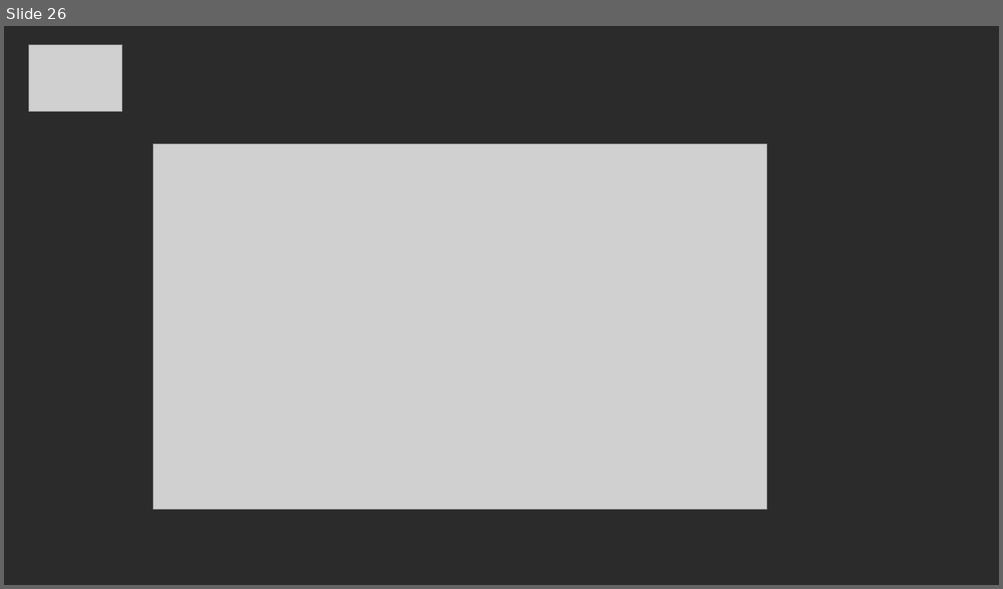
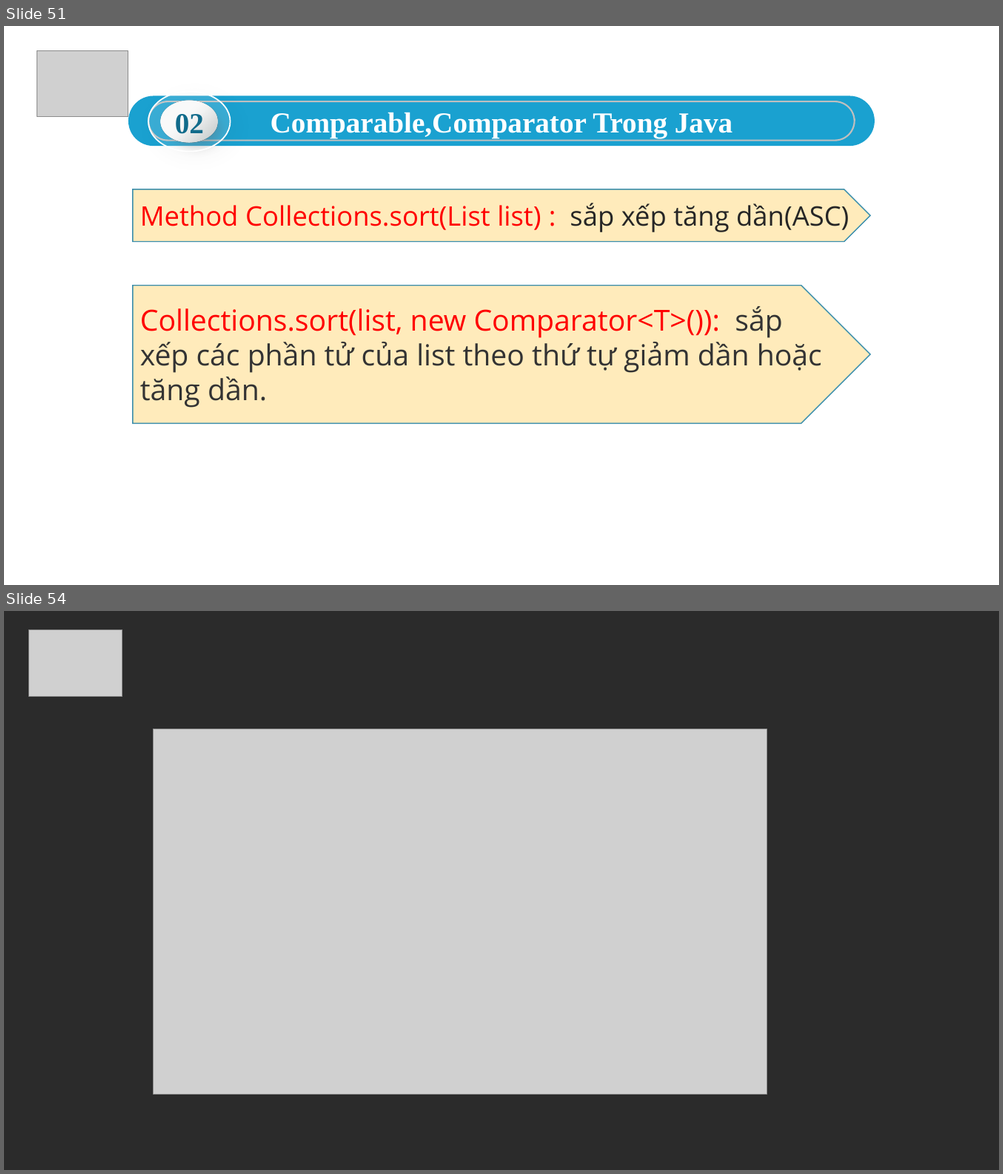
Before and after one commit to sonnguyen17099/t3h_slide, a slide deck: Bài 5.pptx. Shown one above the other, each under a label of ours: slide 26 before the commit, slides 51 and 54 after it; the slides between them are not shown. The pictures are 1003x589 and 1003x1174 pixels, drawn with LibreOffice and Linux fonts; fonts in the diff are those of the drawing; grey boxes stand for pictures; background and template pictures are left out; a plain dark background stands for a picture behind light text. Boxes give left, top, right and bottom in pixels: in the first picture for what was removed or moved away, otherwise in the second. Text is boxed around its words. In the diff, an @@ line names an element or a change of style, - is before the commit and + after.

```diff
--- a/Bài 5.pptx
+++ b/Bài 5.pptx
@@ slide 51 added at (4,26,999,585), background #FFFFFF @@
@@ picture added at (37,50,128,116) @@
@@ rounded rectangle added at (128,96,875,146), fill #1AA1D0 @@
@@ rounded rectangle added at (149,101,854,140), fill #1AA1D0, outline #FFFFFF 1.5 pt, 28 pt, text #FFFFFF, bold @@
+Comparable,Comparator Trong Java
@@ group added at (137,79,245,187): 3 ellipses, 1 freeform shape, 1 text @@
+02
@@ pentagon arrow added at (133,190,871,241), fill #FFEBBB, outline #3A8FAC 1 pt, 26 pt, text #FF0000 @@
+Method Collections.sort(List list) : sắp xếp tăng dần(ASC)
@@ pentagon arrow added at (133,286,871,423), fill #FFEBBB, outline #3A8FAC 1 pt, 28 pt, text #333333 @@
+Collections.sort(list, new Comparator<T>()): sắp xếp các phần tử của list theo thứ tự giảm dần hoặc tăng dần.
@@ what was slide 26 is now slide 54 @@
```
Also in this commit, not shown: 27 other slides added.
